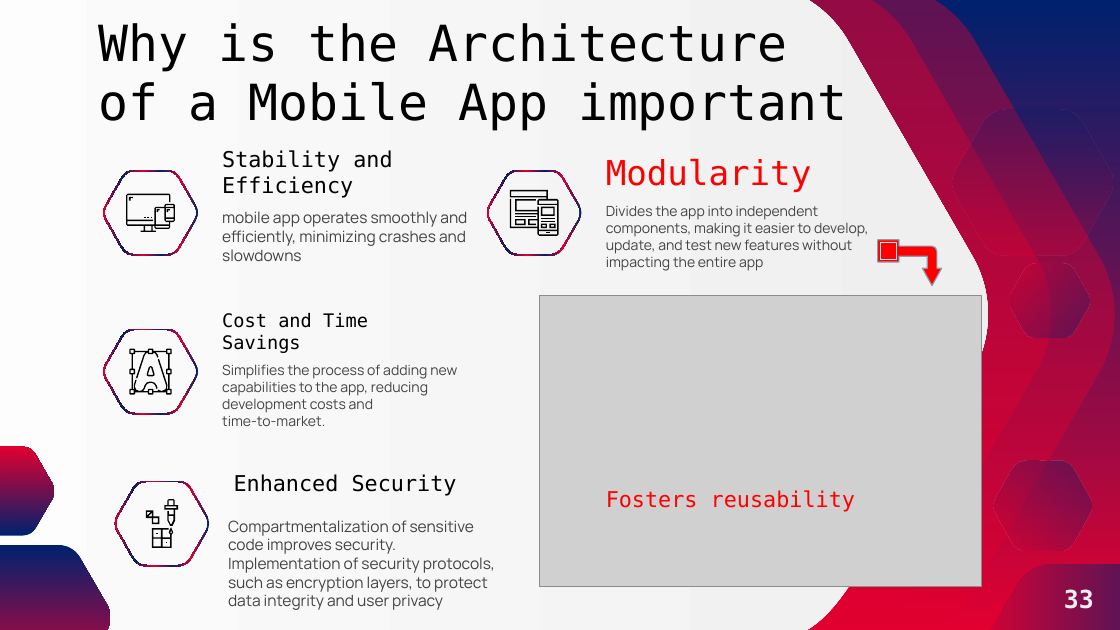
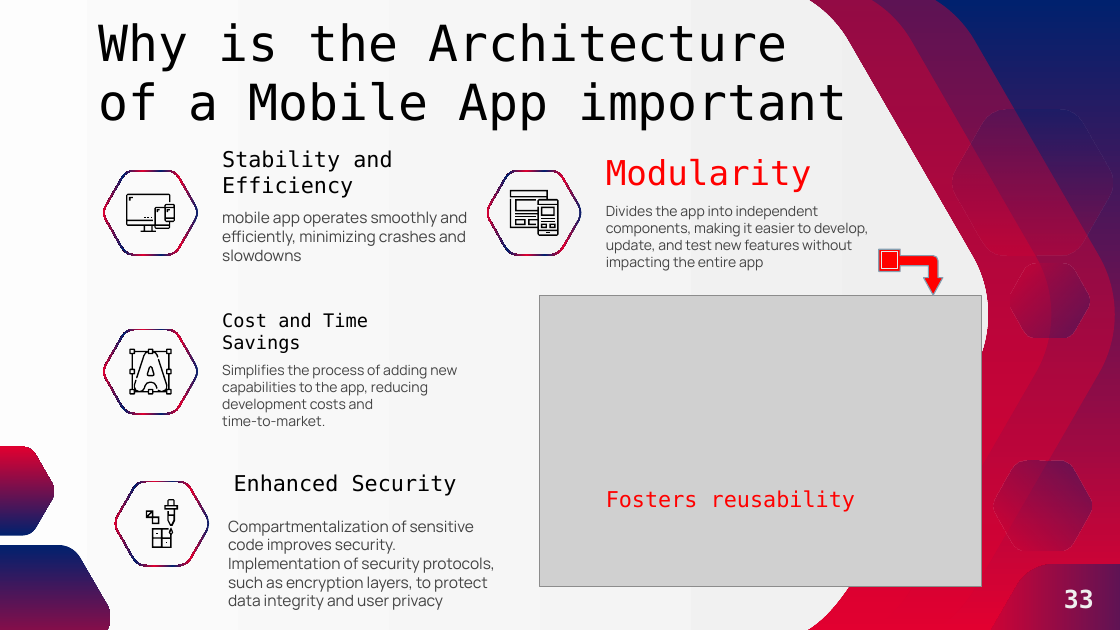
Before and after one commit to YannKamche/CEF-440-Internet-and-Mobile-Programming, a slide deck: slide 33 of Task 1/Mobile App Pitch Deck.pptx. Drawn at 1120x630 pixels with LibreOffice and Linux fonts; fonts in the diff are those of the drawing; grey boxes stand for pictures. Boxes give left, top, right and bottom in pixels: in the first picture for what was removed or moved away, otherwise in the second. Text is boxed around its words. In the diff, an @@ line names an element or a change of style, - is before the commit and + after.

```diff
--- a/Task 1/Mobile App Pitch Deck.pptx
+++ b/Task 1/Mobile App Pitch Deck.pptx
@@ freeform shape moved from (x1=878, y1=240, x2=942, y2=286) to (x1=879, y1=249, x2=943, y2=295) @@
@@ freeform shape moved from (x1=880, y1=243, x2=897, y2=260) to (x1=881, y1=252, x2=898, y2=269) @@
```
Also in this commit, not shown: 15 other slides changed, 1 other file.
